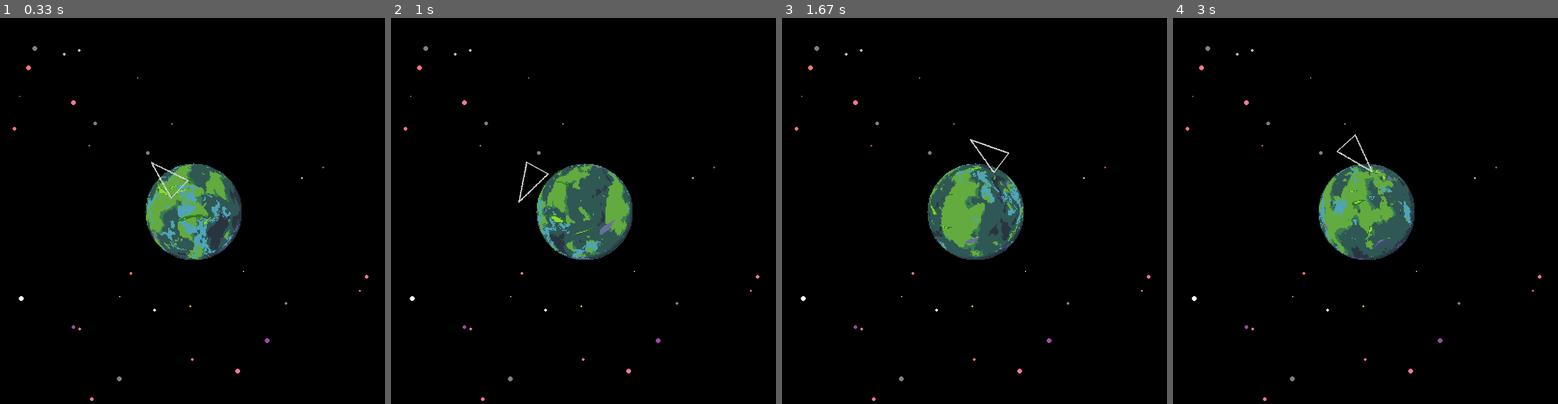
Above: before the commit, frames 1-4 (left to right).
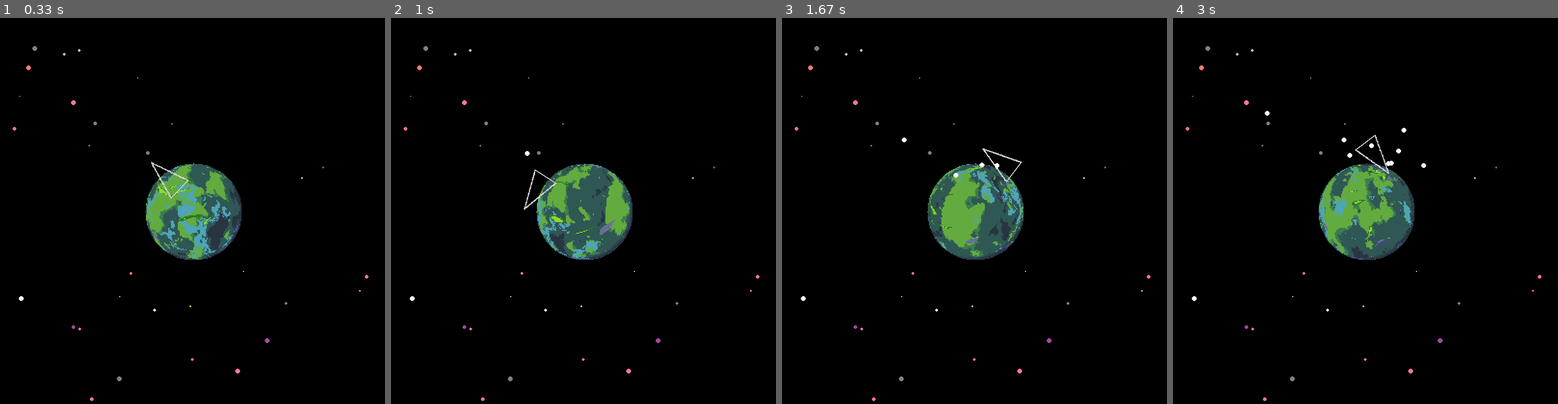
Above: after the commit, the same moments.

Repository: ScriptLineStudios/Pygame-Community-Jam
Game: pygame game, started from main.py
Two runs of this game, one before a commit and one after it. Both use one fixed random seed, a clock stepped at 60 frames per second and the inputs below.
Inputs (mouse positions are in pixels of both pictures, inside the frame that each line leads up to):
- Up to frame 1 (0.33 s): no input
- Up to frame 2 (1 s): tap Space at 0.33 s; press the mouse at (464, 153) at 0.7 s; move the mouse to (464, 226) at 0.8 s; release the mouse at (464, 303) at 0.93 s
- Up to frame 3 (1.67 s): hold D 1-1.47 s; tap Space at 1.07, 1.37, 1.57 s; click (1032, 75) at 1.08 s; hold W from 1.5 s (still down); click (874, 68) at 1.58 s
- Up to frame 4 (3 s): release W at 1.8 s; hold D 1.83-2.3 s; tap Space at 1.9, 2.2, 2.4, 2.7, 2.97 s; click (1226, 199) at 1.92 s; hold A 2.33-2.87 s; click (1365, 257) at 2.42 s; hold S from 2.9 s (still down); click (1465, 272) at 2.98 s

Frame 1 is identical in both runs. In frame 2, 0.2% of the frame differs, in the area x 32-44%, y 34-50%; in frame 3, 0.2%; in frame 4, 0.3%, in the area x 23-66%, y 24-41%.

Commit message:
Bullet system
Need to change speed and add timer

Diff:
--- a/main.py
+++ b/main.py
@@ -6,7 +6,7 @@
 pygame.init()
 
 display = pygame.display.set_mode((800, 800))
-
+display_size = display.get_size()
 clock = pygame.time.Clock()
 
 ship_img = pygame.image.load("ship.png").convert()
@@ -39,9 +39,9 @@
 planetSheet = pygame.image.load('planet.png').convert()
 planetSheet.set_colorkey()
 planetSize = [200,200]#planetFrameSize
-mainPlanet = planet([display.get_width()//2-planetSize[0]//2,display.get_height()//2-planetSize[1]//2],planetSheet)#atribute0 - centering position, atribute1 - planet scpritesheet
+mainPlanet = planet([display_size[0]//2-planetSize[0]//2,display_size[1]//2-planetSize[1]//2],planetSheet)#atribute0 - centering position, atribute1 - planet scpritesheet
 
-class star():
+class star:
       def __init__(self,pos,radius,color):
           self.pos = pos
           self.radius = radius
@@ -50,7 +50,7 @@
       def draw(self,display):
           pygame.draw.circle(display,self.color,self.pos,self.radius)
 
-class space():#basic space generator
+class space:#basic space generator
       def __init__(self,starNum):
           self.stars = []
           self.colors = [(255,255,255),(192,192,192),(128,128,128),(255, 184, 69),(251, 121, 116),(249, 118, 152),(163, 72, 166)]
@@ -76,13 +76,35 @@
             self.speed = [0,0]
             self.speedIncrease = 1.0
 
+            self.centered = [0,0]
+
       def main(self, display):
-
+            self.x += self.speed[0]*self.speedIncrease
+            self.y -= self.speed[1]*self.speedIncrease
             self.rect = ship_img.get_rect(topleft=(self.x,self.y))
             image = pygame.transform.rotate(ship_img, self.angle)
-            display.blit(image, rotate(image,self.rect).topleft)#rotate(image,self.rect) - rotate from center
 
+            self.centered = rotate(image,self.rect).topleft
+            display.blit(image, self.centered)#rotate(image,self.rect) - rotate from center
 
+#Would be cool if we add mask collision(pixel perfect), but for now rects
+bullets = []
+class bullet:
+      def __init__(self,pos,angle):
+          self.pos = pos
+          self.radius = 5
+          self.color = (255,255,255)
+          self.angle = angle
+
+          self.rect = pygame.Rect(self.pos[0],self.pos[1],self.radius*2,self.radius*2)
+
+      def main(self,display):
+          self.rect = pygame.Rect(self.pos[0],self.pos[1],self.radius*2,self.radius*2)
+
+          self.pos[0] += math.cos(math.radians(self.angle))
+          self.pos[1] -= math.sin(math.radians(self.angle))
+
+          pygame.draw.circle(display,self.color,self.pos,self.radius)
 ship = Ship(300, 300)
 
 while True:
@@ -94,6 +116,13 @@
             if event.type == pygame.QUIT:
                   pygame.quit()
                   sys.exit()
+
+            if event.type == KEYDOWN:
+                  if event.key == K_SPACE:
+                        shootPos = [ship.rect.center[0]+math.cos(math.radians(ship.angle))*(ship.size[0]//2),ship.rect.center[1]-math.sin(math.radians(ship.angle))*(ship.size[1]//2)]
+                        bullets.append(bullet(shootPos,ship.angle))
+
+
 
       mouse_x, mouse_y = pygame.mouse.get_pos()
       rel_x, rel_y = mouse_x - (ship.x+ship.size[0]//2), mouse_y - (ship.y+ship.size[1]//2)
@@ -109,11 +138,26 @@
 
       keys = pygame.key.get_pressed()
       if mc[0] == True:
-            ship.y -= math.sin(math.radians(angle))*5
-            ship.x += math.cos(math.radians(angle))*5
-      elif mc[2] == True:
-            ship.y += math.sin(math.radians(angle))*5
-            ship.x -= math.cos(math.radians(angle))*5
+            ship.speed[0] = math.cos(math.radians(angle))*5
+            ship.speed[1] = math.sin(math.radians(angle))*5
+            if ship.speedIncrease < 1.5:
+                  ship.speedIncrease += 0.1
+      else:
+          if ship.speedIncrease > 0:
+              ship.speedIncrease -= 0.04
+          else:
+              ship.speedIncrease = 0
+
+      if mc[2] == True:
+            ship.speed[0] = -math.cos(math.radians(angle))*3
+            ship.speed[1] = -math.sin(math.radians(angle))*3
+            if ship.speedIncrease < 1.5:
+                  ship.speedIncrease += 0.1
+      else:
+          if ship.speedIncrease > 0:
+              ship.speedIncrease -= 0.02
+          else:
+              ship.speedIncrease = 0
 
       if keys[pygame.K_w]:
             ship.y -= 5
@@ -128,5 +172,9 @@
       ship.angle = angle
       ship.main(display)
 
+      for bull in bullets:
+            bull.main(display)
+      #pygame.draw.circle(display,(255,0,0),,5)
+
       pygame.display.update()
       clock.tick(60)
